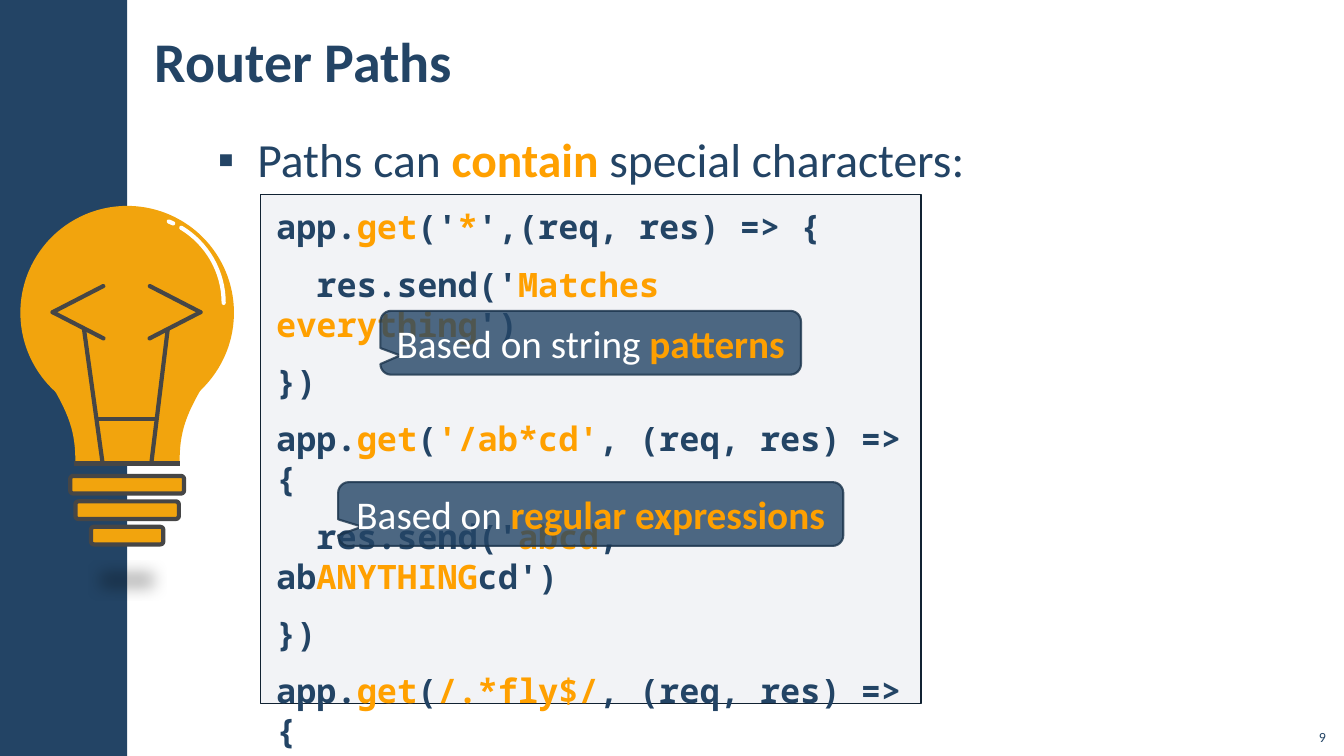
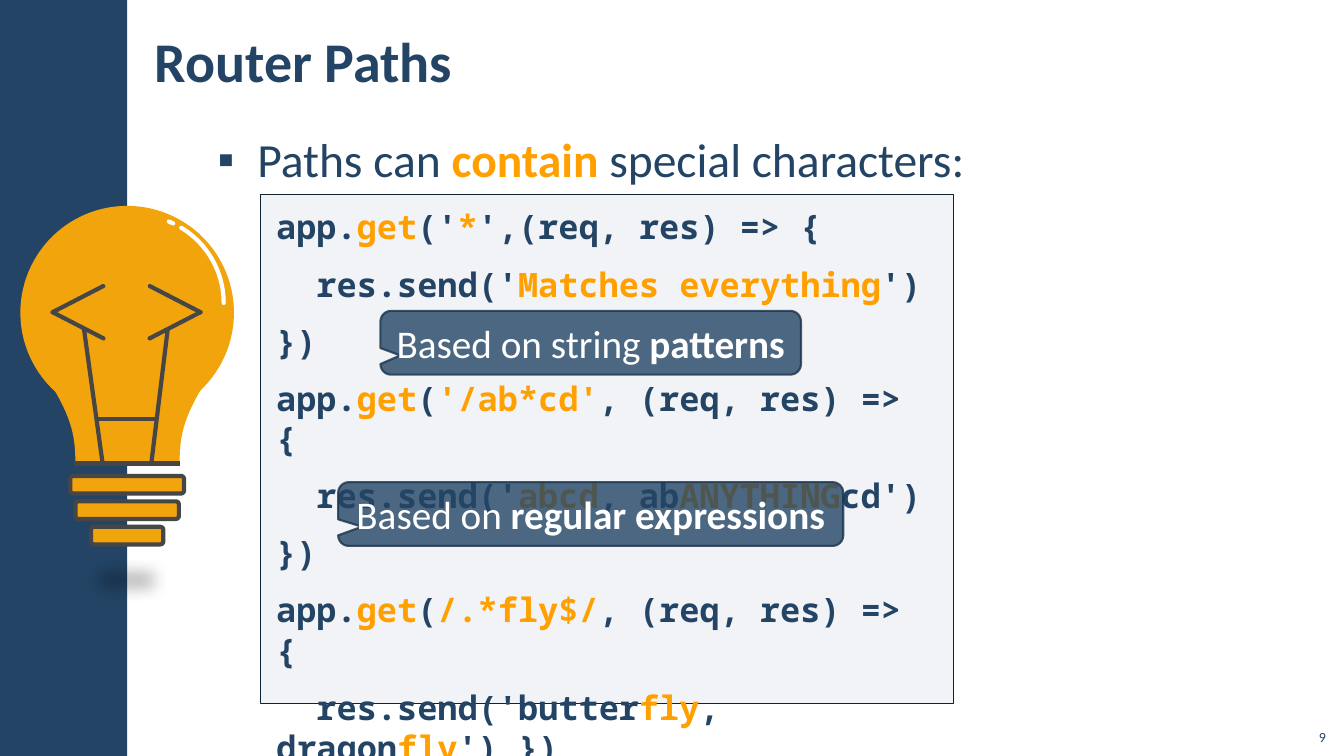
Before and after one commit to slazeRnet/JavaScript, a slide deck: slide 9 of JS-Back-End/03-ExpressJS and Templating/lab/03. ExpressJS-and-Templating.pptx. Drawn at 1344x756 pixels with LibreOffice and Linux fonts; fonts in the diff are those of the drawing; background and template pictures are left out. Boxes give left, top, right and bottom in pixels: in the first picture for what was removed or moved away, otherwise in the second. Text is boxed around its words. In the diff, an @@ line names an element or a change of style, - is before the commit and + after.

```diff
--- a/JS-Back-End/03-ExpressJS and Templating/lab/03. ExpressJS-and-Templating.pptx
+++ b/JS-Back-End/03-ExpressJS and Templating/lab/03. ExpressJS-and-Templating.pptx
@@ rectangle "app.get('*',(req, res) => {": place and size @@
-rectangle "app.get('*',(req, res) => {" at bbox=[260, 195, 922, 704]
+rectangle "app.get('*',(req, res) => {" at bbox=[260, 195, 954, 704]
@@ rounded speech box "Based on string patterns" at bbox=[380, 311, 801, 374]: text colour #FFA000 to #FFFFFF in "patterns" @@
@@ rounded speech box "Based on regular expressions" at bbox=[338, 482, 843, 545]: text colour #FFA000 to #FFFFFF in "regular expressions" @@
```
Also in this commit, not shown: 18 other slides changed, 1 slide added, 13 other files.
